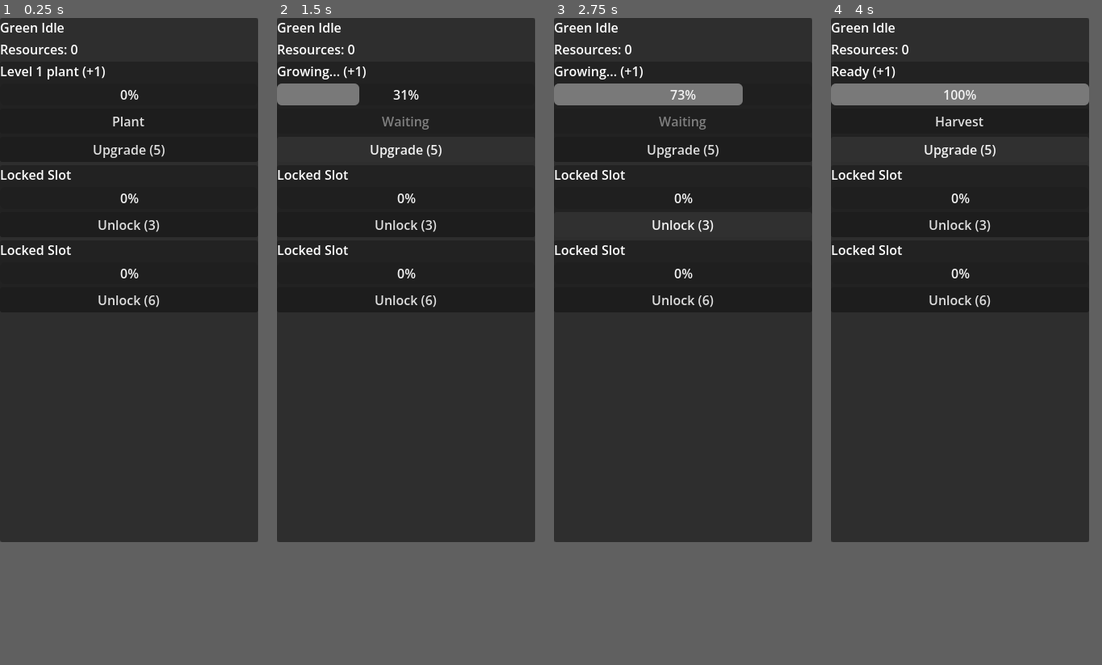
Above: before the commit, frames 1-4 (left to right).
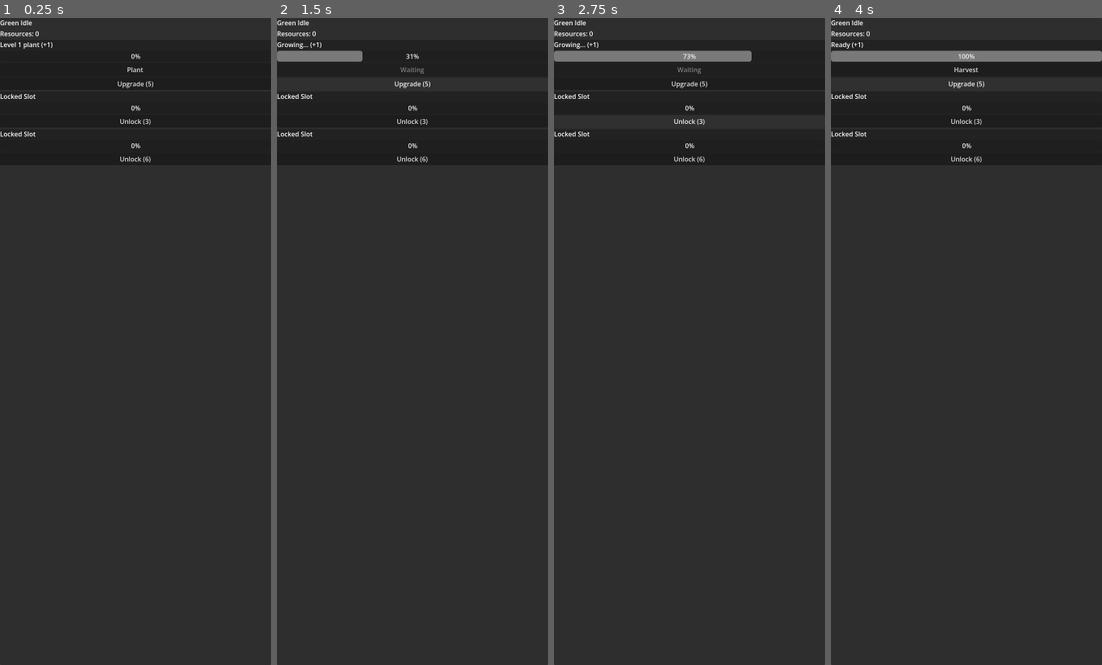
Above: after the commit, the same moments.

Repository: abenhaddi/green-idle
Game: Godot game, scene res://scenes/Main.tscn
Same seed, same stepped clock (60 frames per second), same inputs: the game is played once before the commit and once after it.
Inputs:
- Up to frame 1 (0.25 s): no input
- Up to frame 2 (1.5 s): click "Plant" at 0.5 s; click "Upgrade (5)" at 1.25 s
- Up to frame 3 (2.75 s): click "Unlock (3)" at 2 s
- Up to frame 4 (4 s): click "Unlock (6)" at 2.75 s; click "Upgrade (5)" at 3.5 s
In our replay, the window is 320x648 before the commit and 336x800 after it. These sizes can differ from the game's own. Grey fills any space a smaller window leaves; there, only what the larger window draws over its background counts as a difference.

The runs differ from the first frame. In frame 1, 2.3% of the frame differs, in the area x 0-96%, y 0-81%; in frame 2, 3.7%; in frame 3, 5.5%; in frame 4, 6.8%, in the area x 0-100%, y 0-81%.

Commit message:
window sizing improved

Diff:
--- a/project.godot
+++ b/project.godot
@@ -17,7 +17,12 @@
 
 [display]
 
-window/size/viewport_width=320
+window/size/viewport_width=672
+window/size/viewport_height=2100
+window/size/resizable=false
+window/size/borderless=true
+window/size/always_on_top=true
+window/subwindows/embed_subwindows=false
 
 [physics]
 
@@ -26,3 +31,4 @@
 [rendering]
 
 rendering_device/driver.windows="d3d12"
+textures/vram_compression/import_etc2_astc=true
--- a/scripts/main.gd
+++ b/scripts/main.gd
@@ -8,6 +8,7 @@
 @onready var slot3 = $RootPanel/MainColumn/Slot3
 
 func _ready() -> void:
+	setup_window()
 	var slots = [slot1, slot2, slot3]
 
 	for slot in slots:
@@ -16,6 +17,27 @@
 		slot.upgrade_requested.connect(_on_slot_upgrade_requested)
 
 	update_ui()
+
+func setup_window() -> void:
+	var screen_id := DisplayServer.window_get_current_screen()
+	var usable_rect := DisplayServer.screen_get_usable_rect(screen_id)
+
+	var target_width := int(usable_rect.size.x / 5)
+	var target_height := usable_rect.size.y
+
+	var target_size := Vector2i(target_width, target_height)
+	var target_position := Vector2i(
+		usable_rect.position.x + usable_rect.size.x - target_width,
+		usable_rect.position.y
+	)
+
+	DisplayServer.window_set_mode(DisplayServer.WINDOW_MODE_WINDOWED)
+	DisplayServer.window_set_size(target_size)
+	DisplayServer.window_set_position(target_position)
+
+	DisplayServer.window_set_flag(DisplayServer.WINDOW_FLAG_BORDERLESS, true)
+	DisplayServer.window_set_flag(DisplayServer.WINDOW_FLAG_ALWAYS_ON_TOP, true)
+	DisplayServer.window_set_flag(DisplayServer.WINDOW_FLAG_RESIZE_DISABLED, true)
 
 func _on_slot_harvested(amount: int) -> void:
 	resources += amount
